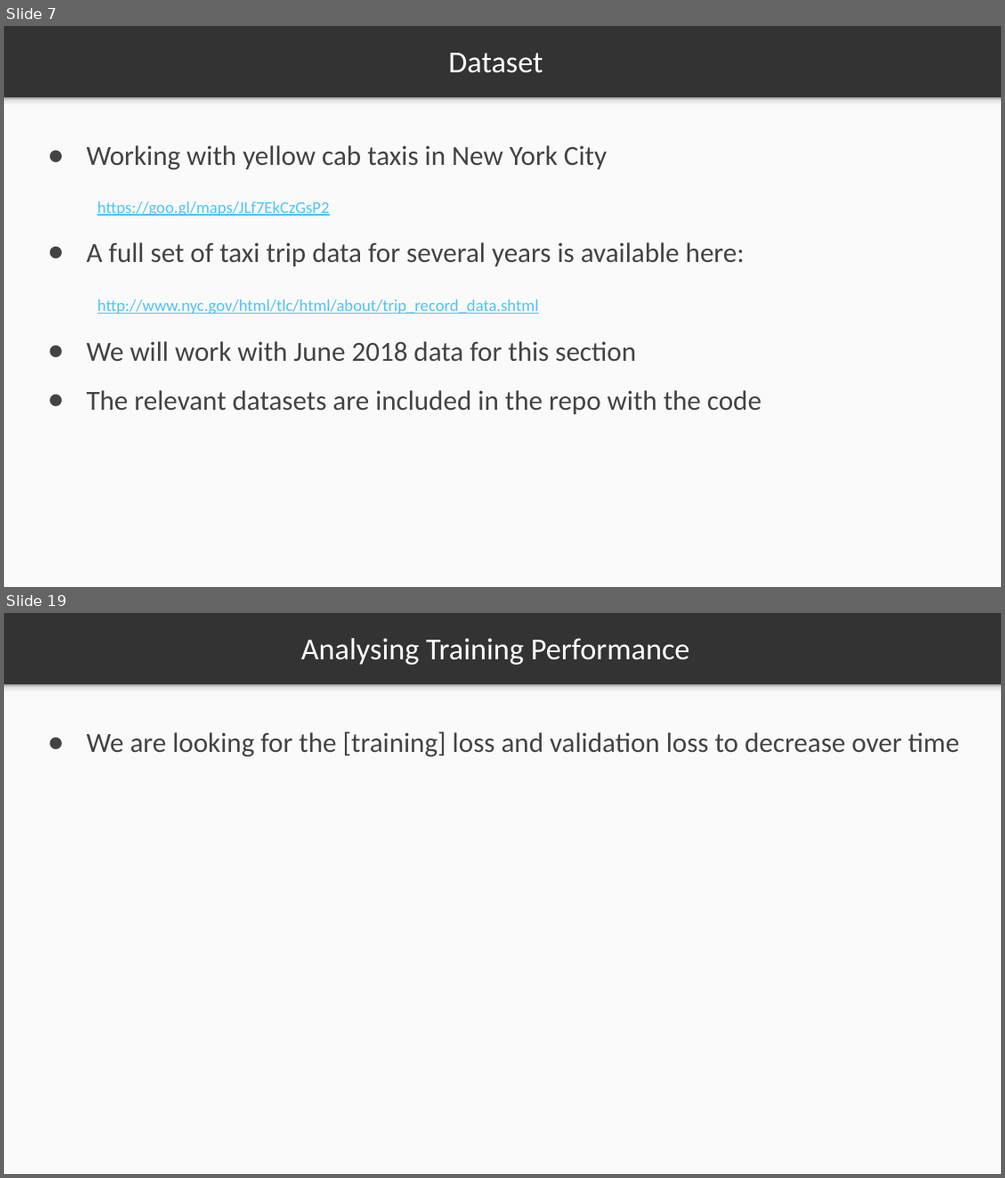
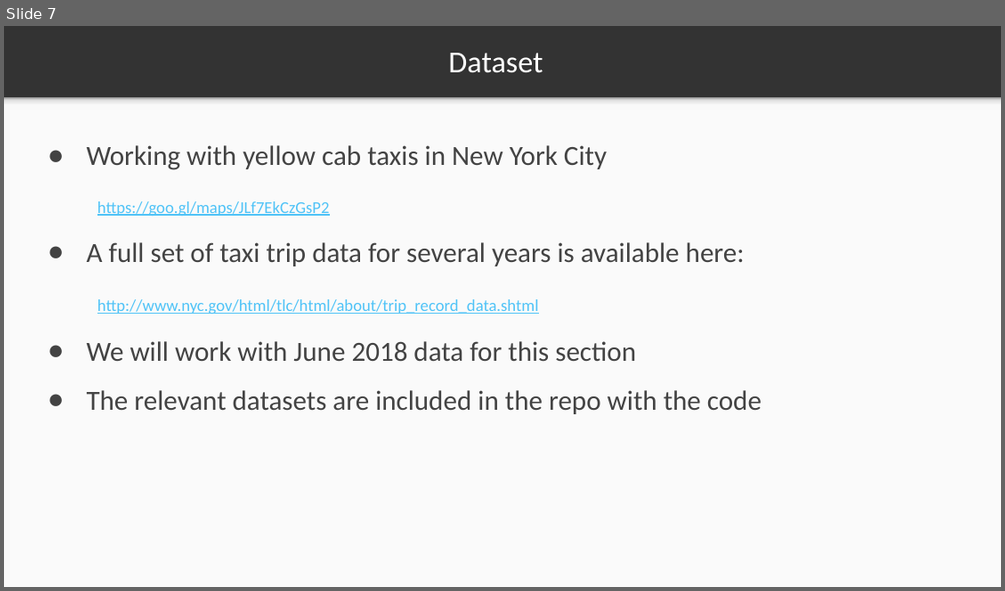
Before and after one commit to markstrefford/1.-Learning-Python-AI-by-Example, a slide deck: 3. Predicting Taxi Ride Duration/Slides/3.1.pptx. Shown one above the other, each under a label of ours: slides 7 and 19 before the commit, slide 7 after it; the slides between them are not shown. The pictures are 1005x1178 and 1005x591 pixels, drawn with LibreOffice and Linux fonts; fonts in the diff are those of the drawing. Boxes give left, top, right and bottom in pixels: in the first picture for what was removed or moved away, otherwise in the second. Text is boxed around its words. In the diff, an @@ line names an element or a change of style, - is before the commit and + after.

```diff
--- a/3. Predicting Taxi Ride Duration/Slides/3.1.pptx
+++ b/3. Predicting Taxi Ride Duration/Slides/3.1.pptx
@@ slide 19 removed at (x1=4, y1=613, x2=1001, y2=1174), background #333333; not listed: 2 template elements that a slide beside it also shows @@
@@ title removed at (x1=301, y1=638, x2=690, y2=665) @@
-Analysing Training Performance
@@ text removed at (x1=87, y1=731, x2=960, y2=757) @@
-● We are looking for the [training] loss and validation loss to decrease over time
```
Also in this commit, not shown: 1 slide changed, 15 other slides removed, 5 other files.
